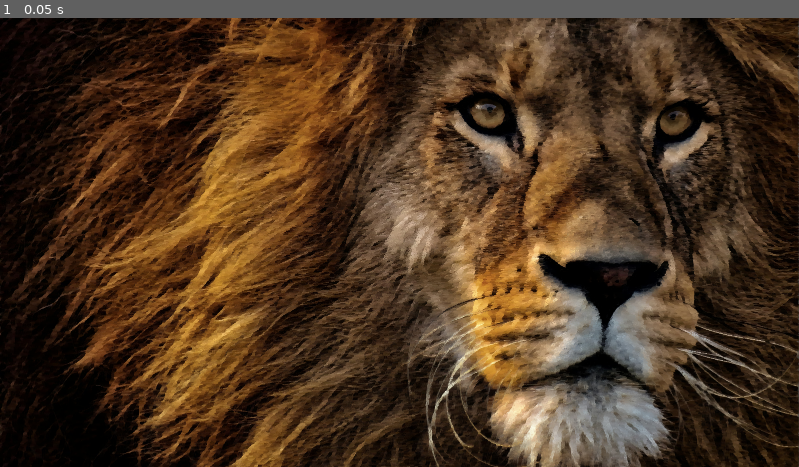
Above: before the commit, frame 1.
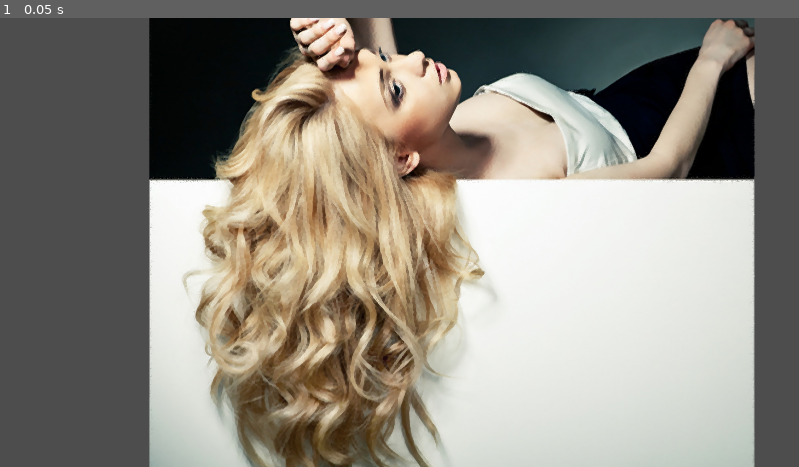
Above: after the commit, the same moment.

Repository: richmondyang/Kuwahara-Filter-Godot
Game: Godot game, scene res://main.tscn
Same seed, same stepped clock (60 frames per second), same inputs: the game is played once before the commit and once after it.
Inputs:
- Up to frame 1 (0.05 s): no input

The runs differ from the first frame. In frame 1, 96% of the frame differs, in the area x 0-100%, y 0-100%.

Commit message:
Adjust shader parameters and comments

Diff:
--- a/kuwahara-filter/kuwahara.gdshader
+++ b/kuwahara-filter/kuwahara.gdshader
@@ -2,13 +2,20 @@
 
 uniform sampler2D _MainTex : hint_screen_texture;
 
-uniform int _KernelSize = 6;
-uniform int _N = 8;
-
-uniform float _Hardness = 8;
-uniform float _Q = 8;
-uniform float _Alpha = 1;
-uniform float _ZeroCrossing = 0.58;
+// Controls kernel diameter
+uniform int _KernelSize = 4;
+// Controls kernel segments
+const int _N = 8;
+
+// Controls high frequency detail
+uniform float _Hardness = 8.0;
+// Controls sharpness of "paint splotches"
+uniform float _Sharpness = 8.0;
+// Controls alpha value
+const float _Alpha = 1.0;
+// Controls kernel threshold
+const float _ZeroCrossing = 0.58;
+// Controls polynomial weights distribution, high numbers equivalent to blurring image
 uniform float _Zeta = 0.1;
 
 float gaussian(float sigma, float pos)
@@ -217,7 +224,7 @@
 		s[k] = abs(s[k] / m[k].w - m[k].rgb * m[k].rgb);
 
 		float sigma2 = s[k].r + s[k].g + s[k].b;
-		float w = 1.0 / (1.0 + pow(_Hardness * 1000.0 * sigma2, 0.5 * _Q));
+		float w = 1.0 / (1.0 + pow(_Hardness * 1000.0 * sigma2, 0.5 * _Sharpness));
 
 		output += vec4(m[k].rgb * w, w);
 	}
--- a/kuwahara-filter/main.tscn
+++ b/kuwahara-filter/main.tscn
@@ -1,21 +1,25 @@
-[gd_scene load_steps=4 format=3 uid="uid://dp6srqg3705vg"]
+[gd_scene load_steps=5 format=3 uid="uid://dp6srqg3705vg"]
 
-[ext_resource type="Texture2D" uid="uid://b2q7oqymsq6p3" path="res://lion.jpg" id="1_7tpfw"]
+[ext_resource type="Texture2D" uid="uid://dqlswovx26m7f" path="res://lion.jpg" id="1_7tpfw"]
+[ext_resource type="Texture2D" uid="uid://dcuuk61qbe28r" path="res://wavyhair.jpg" id="1_p4i7g"]
 [ext_resource type="Shader" path="res://kuwahara.gdshader" id="2_dvt0w"]
 
 [sub_resource type="ShaderMaterial" id="ShaderMaterial_h3yj6"]
 shader = ExtResource("2_dvt0w")
-shader_parameter/_KernelSize = 6
-shader_parameter/_N = 8
+shader_parameter/_KernelSize = 4
 shader_parameter/_Hardness = 8.0
-shader_parameter/_Q = 8.0
-shader_parameter/_Alpha = 1.0
-shader_parameter/_ZeroCrossing = 0.58
+shader_parameter/_Sharpness = 8.0
 shader_parameter/_Zeta = 0.1
 
 [node name="Node2D" type="Node2D"]
 
+[node name="Wavyhair" type="Sprite2D" parent="."]
+position = Vector2(1086, 409)
+scale = Vector2(2.908, 2.908)
+texture = ExtResource("1_p4i7g")
+
 [node name="Lion" type="Sprite2D" parent="."]
+visible = false
 position = Vector2(956.147, 543.5)
 scale = Vector2(0.556621, 0.556621)
 texture = ExtResource("1_7tpfw")
Binary file added: kuwahara-filter/wavyhair.jpg
Not shown, changed: kuwahara-filter/wavyhair.jpg.import
